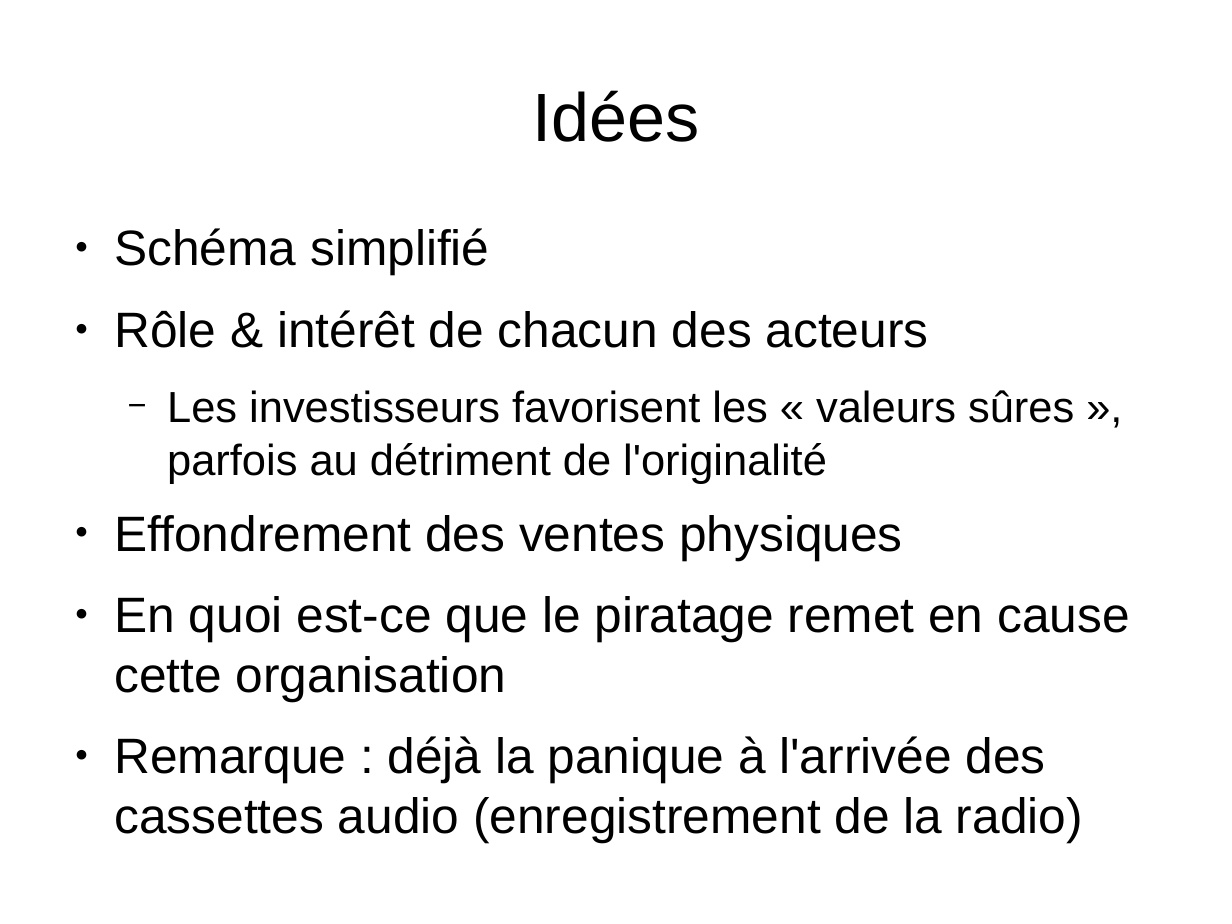
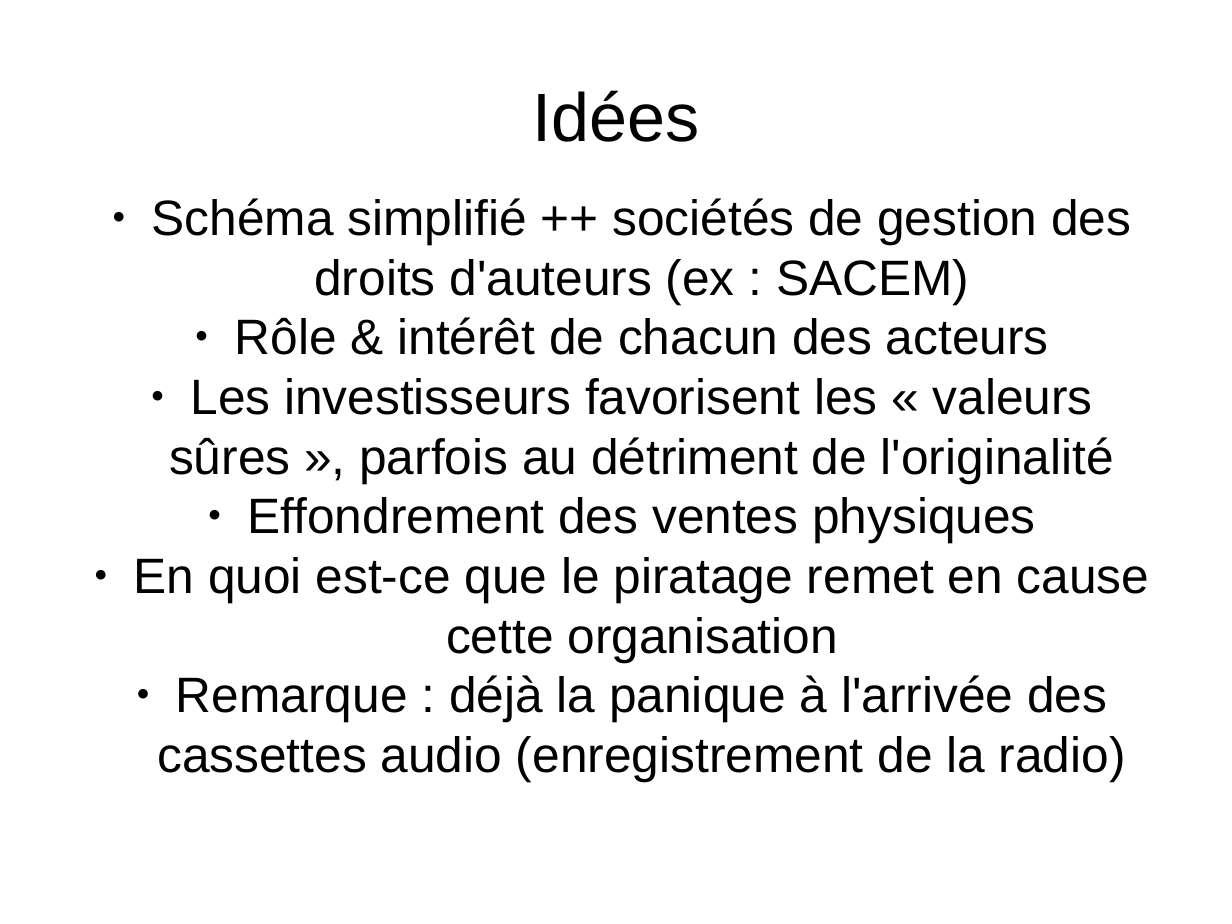
Before and after one commit to Parashp/pph-droit-auteur, a slide deck: slide 9 of soutenance.odp. Drawn at 1232x924 pixels with LibreOffice and Linux fonts; fonts in the diff are those of the drawing. Boxes give left, top, right and bottom in pixels: in the first picture for what was removed or moved away, otherwise in the second. Text is boxed around its words. In the diff, an @@ line names an element or a change of style, - is before the commit and + after.

Commit message:
Oral : préciser les idées

```diff
--- a/soutenance.odp
+++ b/soutenance.odp
@@ subtitle "Schéma simplifié ++ sociétés de ...": place and size @@
-subtitle "Schéma simplifié ++ sociétés de ..." at <box>114,228,1130,843</box>
+subtitle "Schéma simplifié ++ sociétés de ..." at <box>134,198,1150,781</box>
@@ subtitle "Schéma simplifié ++ sociétés de ..." at <box>134,198,1150,781</box>: vertical alignment top to middle @@
@@ subtitle at <box>152,198,1131,304</box>: text changed @@
-● Schéma simplifié
+● Schéma simplifié ++ sociétés de gestion des droits d'auteurs (ex : SACEM)
@@ subtitle at <box>134,317,1150,781</box>: size 28 to 32 pt in "Les investisseurs favorisent les « valeurs sûres ..."; alignment left to centre; less space between paragraphs; bullet − to ●; list level 2 to 1 in "Les investisseurs favorisent les « ..." @@
```
Also in this commit, not shown: 9 other slides changed, 4 slides added, 1 slide removed.
